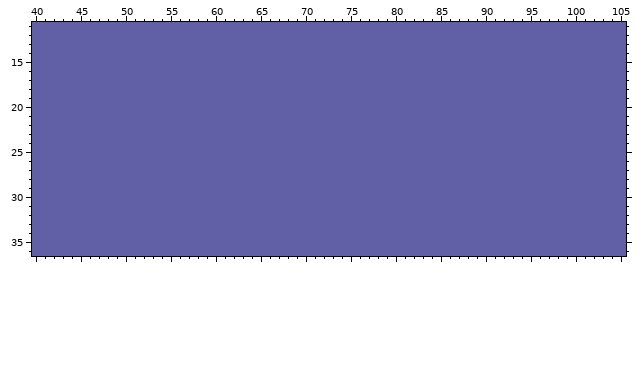
Pixel-art file -- art/dude.aseprite. The picture above is the old version.
128x127 pixels, 1 frame. Colours within 5 levels of each other are drawn and written as one. Shown: x 40..105, y 11..36. The commit also changed other parts of the picture, which this record leaves out.
The result:
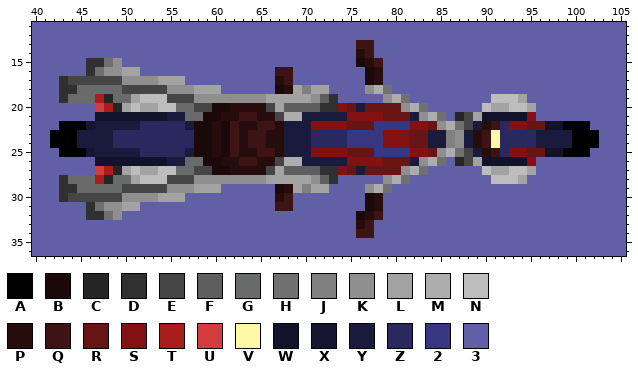
Palette (. is transparent): A #000000  B #1b0808  C #252525  D #303030  E #454545  F #5e5e5e  G #696a6a  H #707070  J #808080  K #8f8f8f  L #a3a3a3  M #adadad  N #bdbdbd  P #270c0c  Q #3e1313  R #671414  S #831111  T #aa1d1d  U #d33c3c  V #fef9a5  W #12122b  X #151532  Y #1a1a3c  Z #292960  2 #373781  3 #615fa5
Difference:
Changed rows in their new state; - is an unchanged pixel.
Layer "Layer 2":
first column x 42:
13 ----------------------------------QQ-------------------------
14 ----------------------------------PQ-------------------------
15 ----DDHK--------------------------BPQ------------------------
16 ----DHKKLL---------------QQ--------BP------------------------
17 -DEEEEEEKKKKLLL----------PQ--------BP------------------------
18 -DDGGGGGEEEEEKKKLLL------BPLJLL----KMH-----------------------
19 -DGGGTCGGLNNNEEEKKKKKKKKLLLLLKFD-----KMH---------NNNL--------
20 -----UTCLNLLNNGGEEBBPPPPELFFFFDDSRYRRRRKMH------NLLNNL-------
21 -----WWWWWWWWYYGGBBPPQQPPEMMYYYYYSSSSRRRYKMH-CELWWWWWS-------
22 -AAAXYYYYYZZZZZYBBPBQPPQQPYYYSSSSRRR2222SSRKMHEYPQZSSRRWWAAA-
23 AAAYYYYZZZZZZZZZBBPBQPQQPPYYYZZZZ2222SSSRRYYJKYPQVZZZZYYYYAAA
24 AAAYYYYZZZZZZZZZBBPBQPQQPPYYYZZZZ2222SSSRRYYJKYPQVZZZZYYYYAAA
25 -AAAXYYYYYZZZZZYBBPBQPPQQPYYYSSSSRRR2222SSRKMHEYPQZSSRRWWAAA-
26 -----WWWWWWWWYYGGBBPPQQPPEMMYYYYYSSSSRRRYKMH-CELWWWWWS-------
27 -----UTCLNLLNNGGEEBBPPPPELFFFFDDSRYRRRRKMH------NLLNNL-------
28 -DGGGTCGGLNNNEEEKKKKKKKKLLLLLKFD-----KMH---------NNNL--------
29 -DDGGGGGEEEEEKKKLLL------BPLJLL----KMH-----------------------
30 -DEEEEEEKKKKLLL----------PQ--------BP------------------------
31 ----DHKKLL---------------QQ--------BP------------------------
32 ----DDHK--------------------------BPQ------------------------
33 ----------------------------------PQ-------------------------
34 ----------------------------------QQ-------------------------
